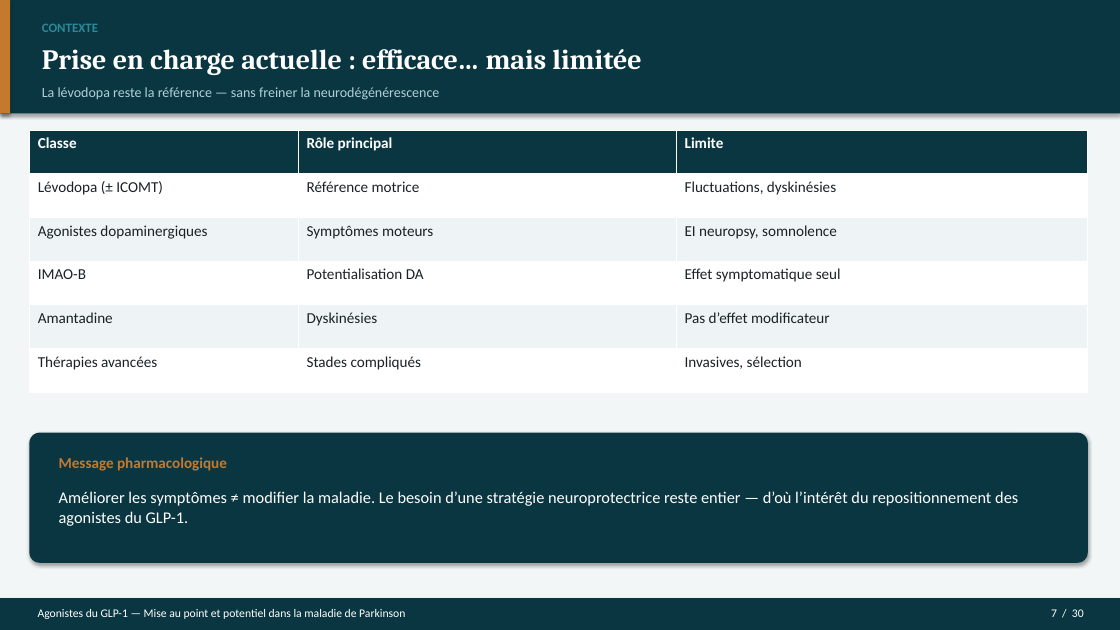
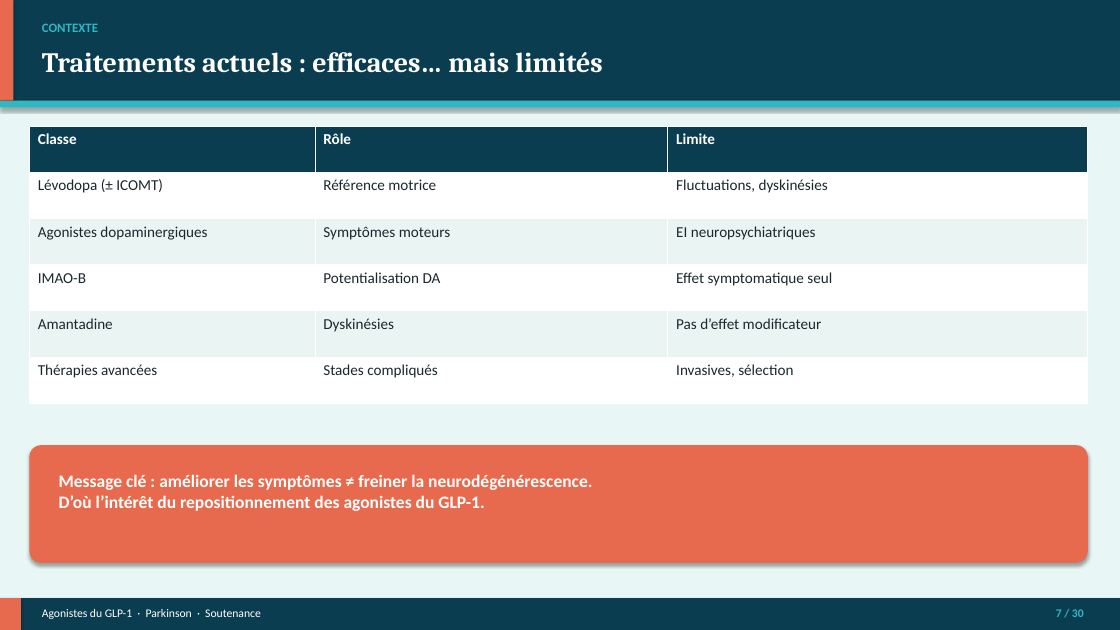
Before and after one commit to Mashtal-Platform/mashtal-platform, a slide deck: slide 7 of docs/presentation/Soutenance_GLP1_Parkinson.pptx. Drawn at 1120x630 pixels with LibreOffice and Linux fonts; fonts in the diff are those of the drawing. Boxes give left, top, right and bottom in pixels: in the first picture for what was removed or moved away, otherwise in the second. Text is boxed around its words. In the diff, an @@ line names an element or a change of style, - is before the commit and + after.

```diff
--- a/docs/presentation/Soutenance_GLP1_Parkinson.pptx
+++ b/docs/presentation/Soutenance_GLP1_Parkinson.pptx
@@ rectangle at <box>0,0,1120,630</box>: fill #F3F6F7 to #E8F7F5 @@
@@ rectangle: place and size @@
-rectangle at <box>0,0,1120,113</box>
+rectangle at <box>0,0,1120,101</box>
@@ rectangle at <box>0,0,1120,101</box>: fill #0A3642 to #0A3D4F @@
@@ rectangle: place and size @@
-rectangle at <box>0,0,10,113</box>
+rectangle at <box>0,0,13,101</box>
@@ rectangle at <box>0,0,13,101</box>: fill #C47A2C to #E86A4E @@
@@ text "CONTEXTE" at <box>42,23,98,32</box>: text colour #2A8A9A to #2EB8C4 @@
@@ text at <box>42,52,603,73</box>: text changed; size 12 to 24 pt; font Calibri to Cambria; text colour #B0D0D8 to #FFFFFF; bold on @@
-La lévodopa reste la référence — sans freiner la neurodégénérescence
+Traitements actuels : efficaces… mais limités
@@ text removed at <box>42,49,641,75</box> @@
-Prise en charge actuelle : efficace… mais limitée
@@ rectangle added at <box>0,101,1120,108</box>, fill #2EB8C4 @@
@@ table at <box>29,126,1088,403</box> @@
-row 1, column 2: Rôle principal
+row 1, column 2: Rôle
-row 3, column 3: EI neuropsy, somnolence
+row 3, column 3: EI neuropsychiatriques
@@ fill #0A3642 to #0A3D4F in row 1 @@
@@ fill #EEF4F5 to #EAF5F3 in 6 cells @@
@@ text colour #1A2226 to #1A282E in "Lévodopa (± ICOMT)", "Référence motrice", "Fluctuations, dyskinésies", "Agonistes dopaminergiques" and 10 more places @@
@@ table: place and size @@
-table at <box>29,130,1088,392</box>
+table at <box>29,126,1088,403</box>
@@ rounded rectangle: place and size @@
-rounded rectangle at <box>29,433,1088,563</box>
+rounded rectangle at <box>29,445,1088,563</box>
@@ rounded rectangle at <box>29,445,1088,563</box>: fill #0A3642 to #E86A4E; proportions changed @@
@@ text at <box>59,474,592,511</box>: text changed; size 14 to 15 pt; bold on @@
-Améliorer les symptômes ≠ modifier la maladie. Le besoin d’une stratégie neuroprotectrice reste entier — d’où l’intérêt du repositionnement des agonistes du GLP-1.
+Message clé : améliorer les symptômes ≠ freiner la neurodégénérescence.
+D’où l’intérêt du repositionnement des agonistes du GLP-1.
@@ text removed at <box>59,457,227,471</box> @@
-Message pharmacologique
@@ rectangle at <box>0,598,1120,630</box>: fill #0A3642 to #0A3D4F @@
@@ rectangle added at <box>0,598,21,630</box>, fill #E86A4E @@
@@ text at <box>42,609,261,619</box>: text changed @@
-Agonistes du GLP-1 — Mise au point et potentiel dans la maladie de Parkinson
+Agonistes du GLP-1 · Parkinson · Soutenance
@@ text "7 / 30" at <box>1056,609,1084,617</box>: text colour #FFFFFF to #2EB8C4, bold on @@
```
Also in this commit, not shown: 27 other slides changed, 2 slides added, 2 slides removed, 9 other files.
